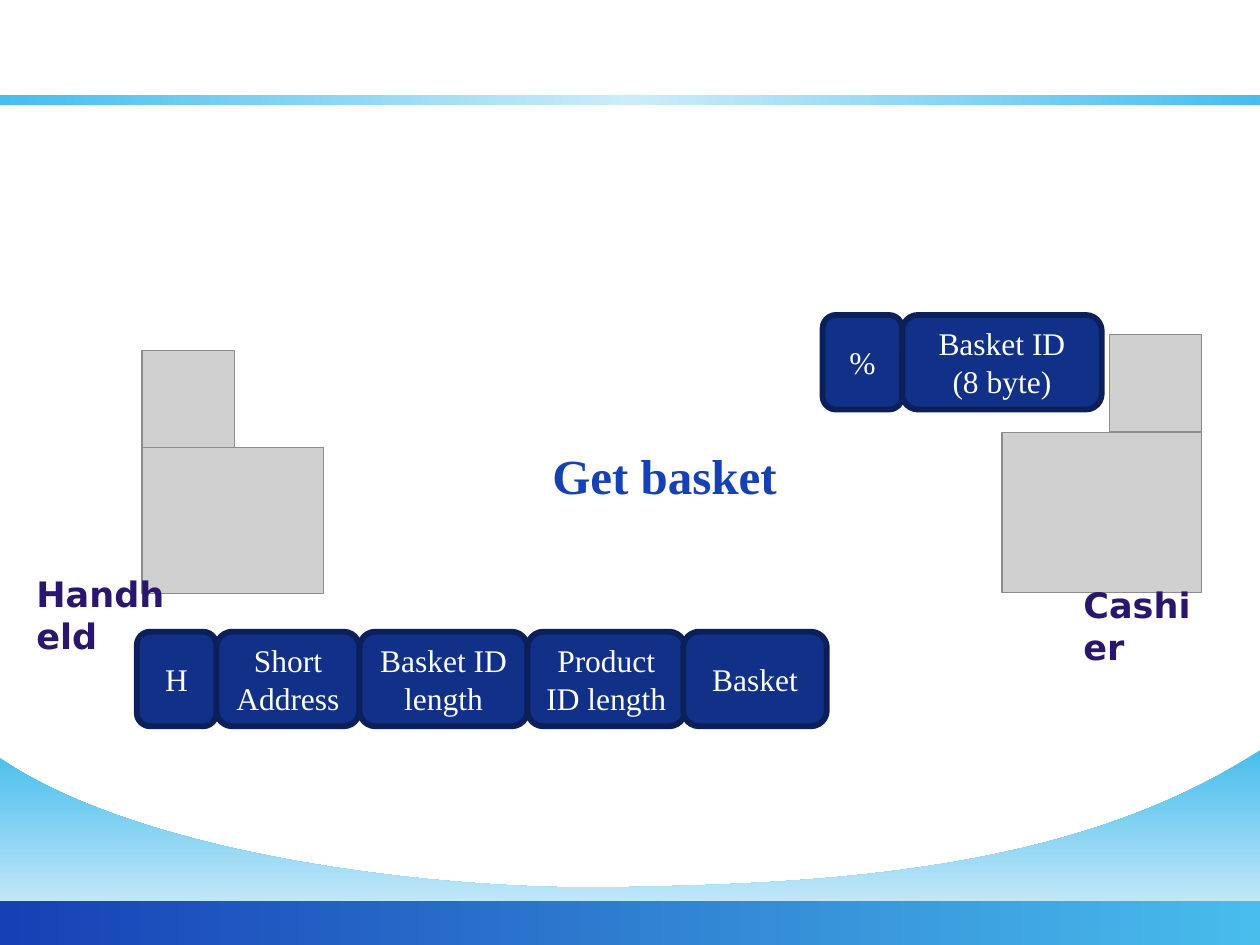
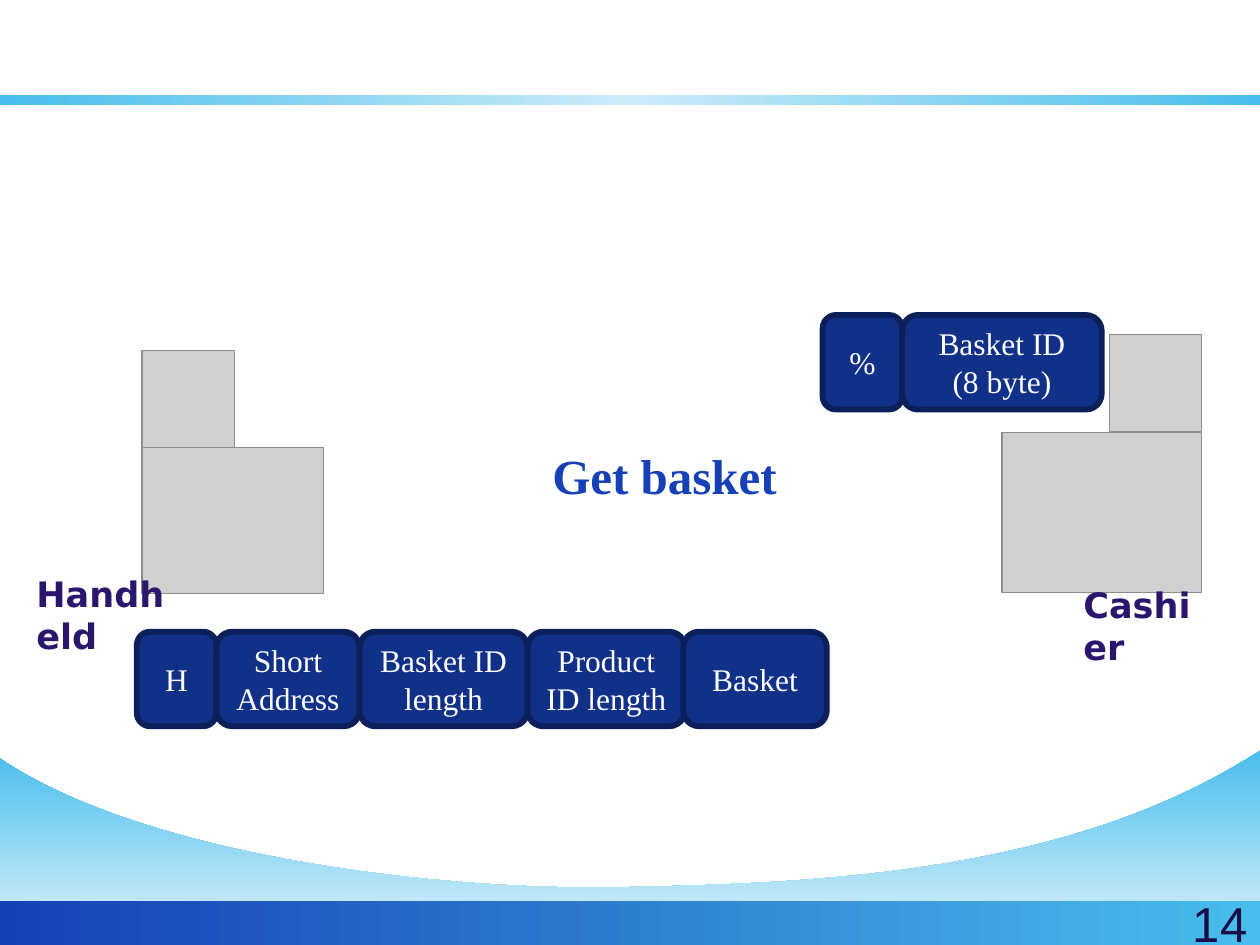
Before and after one commit to golf2109/zigbee-in-supermaket, a slide deck: slide 14 of docs/Report/Queue-Busting.pptx. Drawn at 1260x945 pixels with LibreOffice and Linux fonts; fonts in the diff are those of the drawing; grey boxes stand for pictures; background and template pictures are left out. Boxes give left, top, right and bottom in pixels: in the first picture for what was removed or moved away, otherwise in the second. Text is boxed around its words. In the diff, an @@ line names an element or a change of style, - is before the commit and + after.

```diff
--- a/docs/Report/Queue-Busting.pptx
+++ b/docs/Report/Queue-Busting.pptx
@@ page number added at [1193, 908, 1247, 942], 28 pt, text #1A0D46 @@
+14
```
Also in this commit, not shown: 34 other slides changed.
